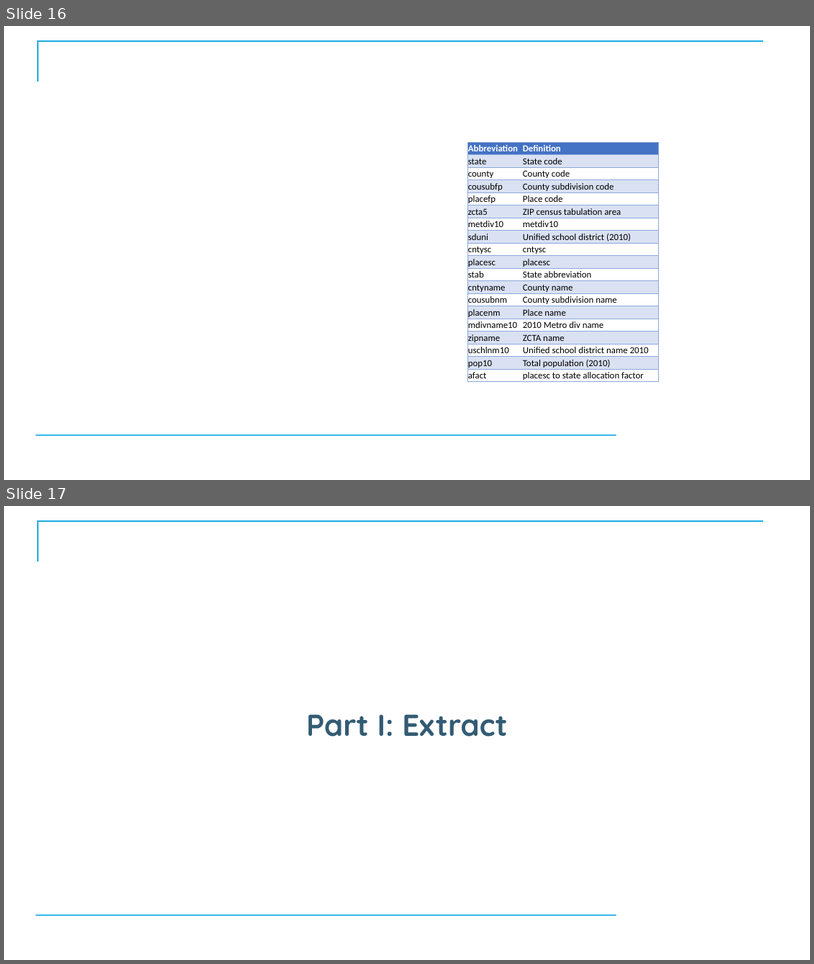
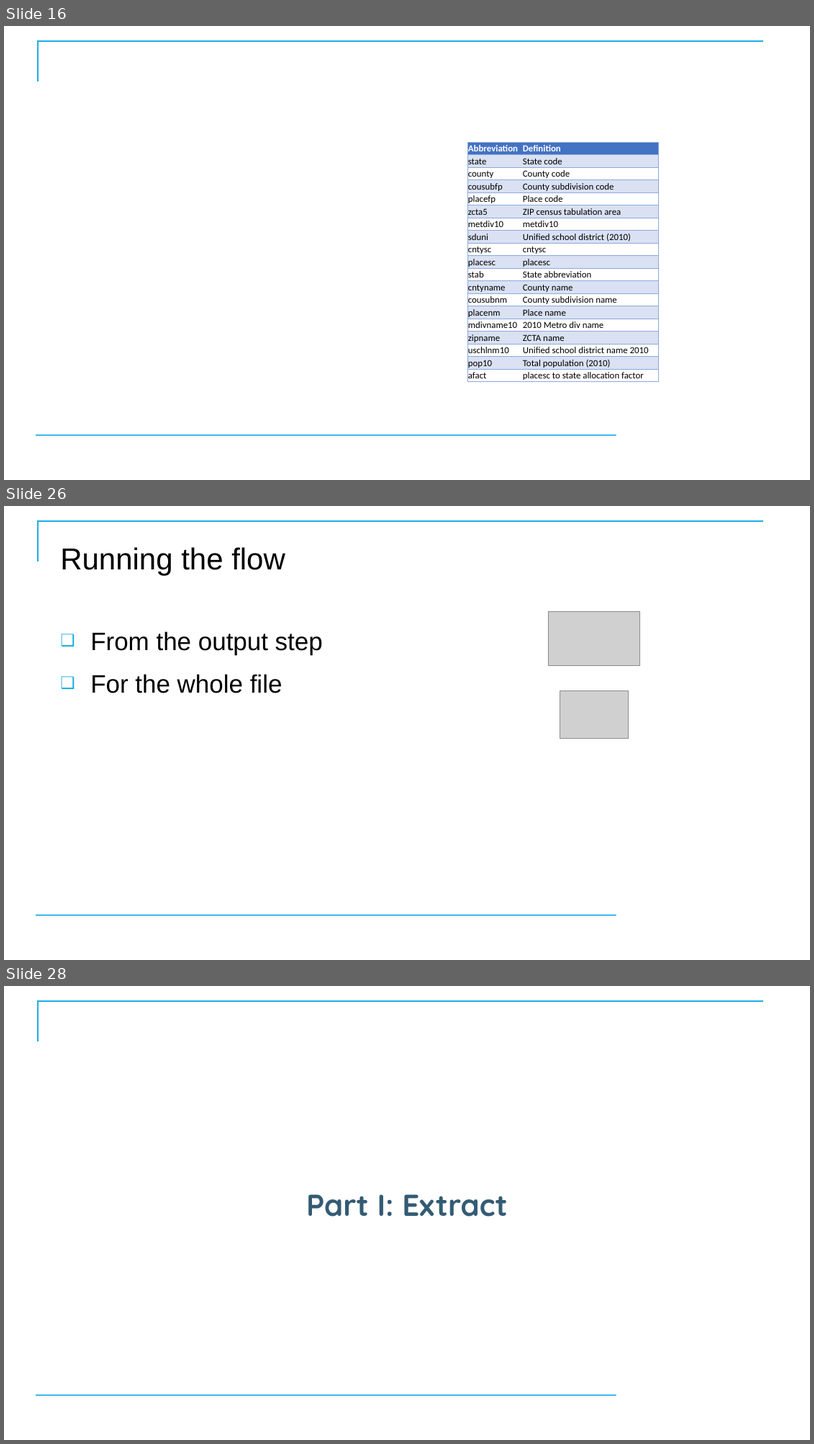
Before and after one commit to CostelloTechnicalConsulting/XTBP10---Tableau-Prep-Introduction, a slide deck: ppt/TableauPrepBuilderIntroV1_1.pptx. Shown one above the other, each under a label of ours: slides 16 and 17 before the commit, slides 16, 26 and 28 after it; the slides between them are not shown. The pictures are 814x964 and 814x1444 pixels, drawn with LibreOffice and Linux fonts; fonts in the diff are those of the drawing; grey boxes stand for pictures; background and template pictures are left out. Boxes give left, top, right and bottom in pixels: in the first picture for what was removed or moved away, otherwise in the second. Text is boxed around its words. In the diff, an @@ line names an element or a change of style, - is before the commit and + after.

```diff
--- a/ppt/TableauPrepBuilderIntroV1_1.pptx
+++ b/ppt/TableauPrepBuilderIntroV1_1.pptx
@@ slide 26 added at box(4, 506, 810, 960), background #FFFFFF; not listed: 2 template elements that a slide beside it also shows @@
@@ title added at box(60, 547, 286, 575), 36 pt, text #000000 @@
+Running the flow
@@ picture added at box(548, 612, 640, 666) @@
@@ text added at box(90, 631, 323, 693), 30 pt, text #000000 @@
+❑ From the output step
+❑ For the whole file
@@ picture added at box(561, 690, 629, 739) @@
@@ what was slide 17 is now slide 28 @@
```
Also in this commit, not shown: 1 slide changed, 10 other slides added, 12 other files.
